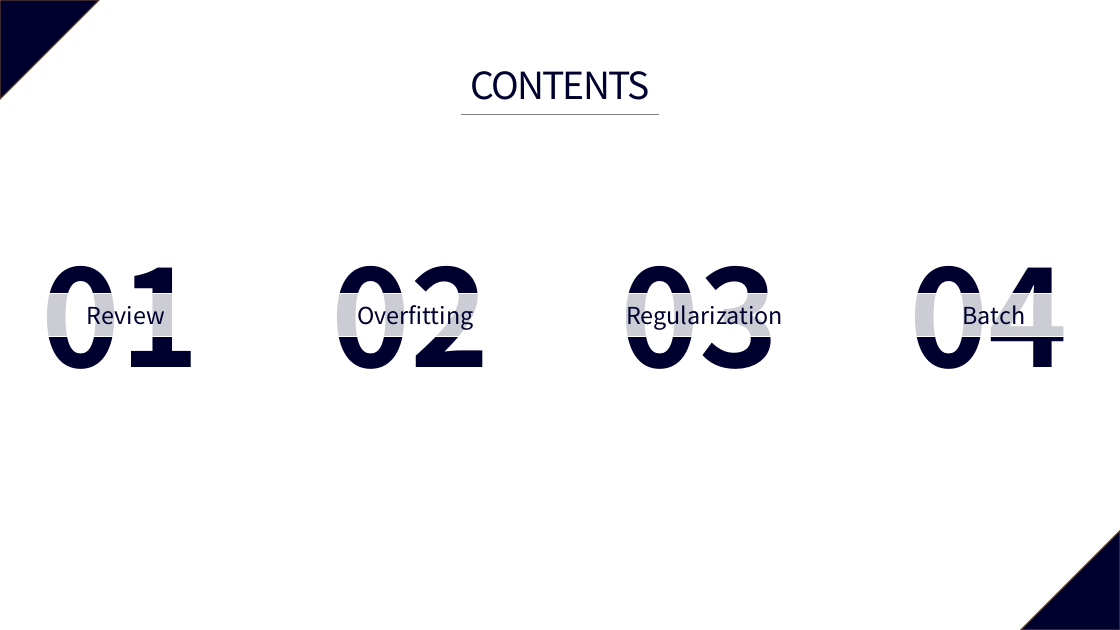
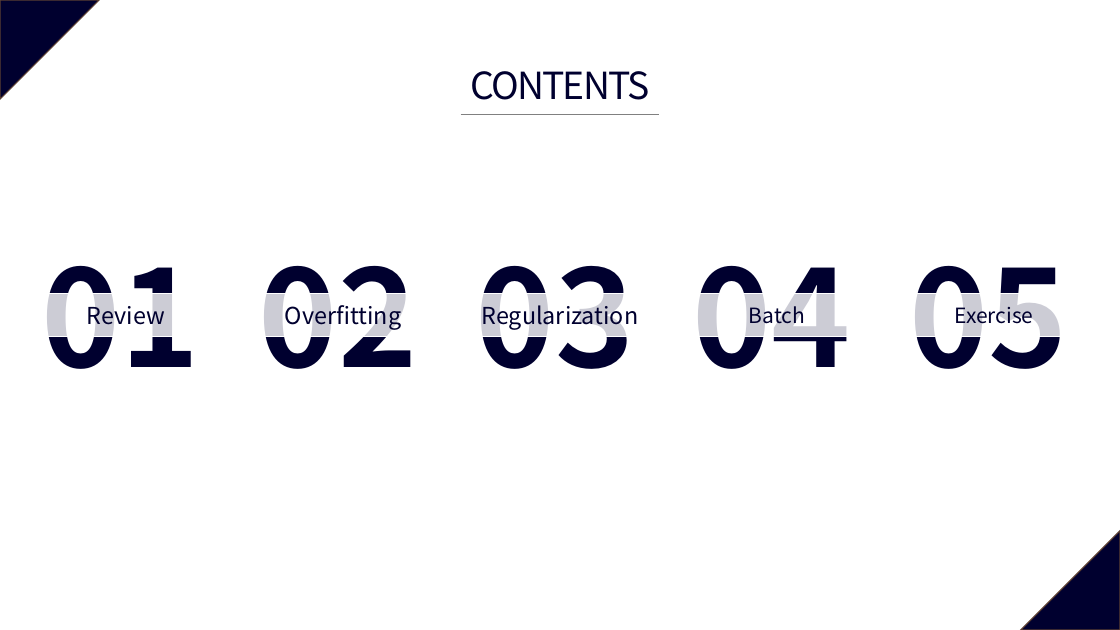
Before and after one commit to vhrehfdl/deep-learning-study, a slide deck: slide 2 of chapter3/Deep Learning 3강(Regularization, batch).pptx. Drawn at 1120x630 pixels with LibreOffice and Linux fonts; fonts in the diff are those of the drawing. Boxes give left, top, right and bottom in pixels: in the first picture for what was removed or moved away, otherwise in the second. Text is boxed around its words. In the diff, an @@ line names an element or a change of style, - is before the commit and + after.

Commit message:
Change PPT

```diff
--- a/chapter3/Deep Learning 3강(Regularization, batch).pptx
+++ b/chapter3/Deep Learning 3강(Regularization, batch).pptx
@@ text "02": place and size @@
-text "02" at [331, 266, 489, 369]
+text "02" at [259, 266, 417, 369]
@@ text "03": place and size @@
-text "03" at [621, 266, 779, 369]
+text "03" at [476, 266, 634, 369]
@@ text "04": place and size @@
-text "04" at [910, 266, 1068, 369]
+text "04" at [693, 266, 851, 369]
@@ text added at [910, 266, 1068, 369], 115 pt, text #00002F, bold @@
+05
@@ rectangle "Overfitting": place and size @@
-rectangle "Overfitting" at [314, 293, 517, 336]
+rectangle "Overfitting" at [242, 293, 444, 336]
@@ rectangle "Regularization": place and size @@
-rectangle "Regularization" at [604, 293, 807, 336]
+rectangle "Regularization" at [459, 293, 661, 336]
@@ rectangle "Batch": place and size @@
-rectangle "Batch" at [893, 293, 1096, 336]
+rectangle "Batch" at [676, 293, 879, 336]
@@ rectangle "Batch" at [676, 293, 879, 336]: size 20 to 18 pt @@
@@ rectangle added at [893, 293, 1096, 336], fill #FFFFFF at 80% opacity, outline #FFFFFF 1 pt, 18 pt, text #00002F @@
+Exercise
```
Also in this commit, not shown: 19 other slides changed, 3 slides added, 1 other file.
